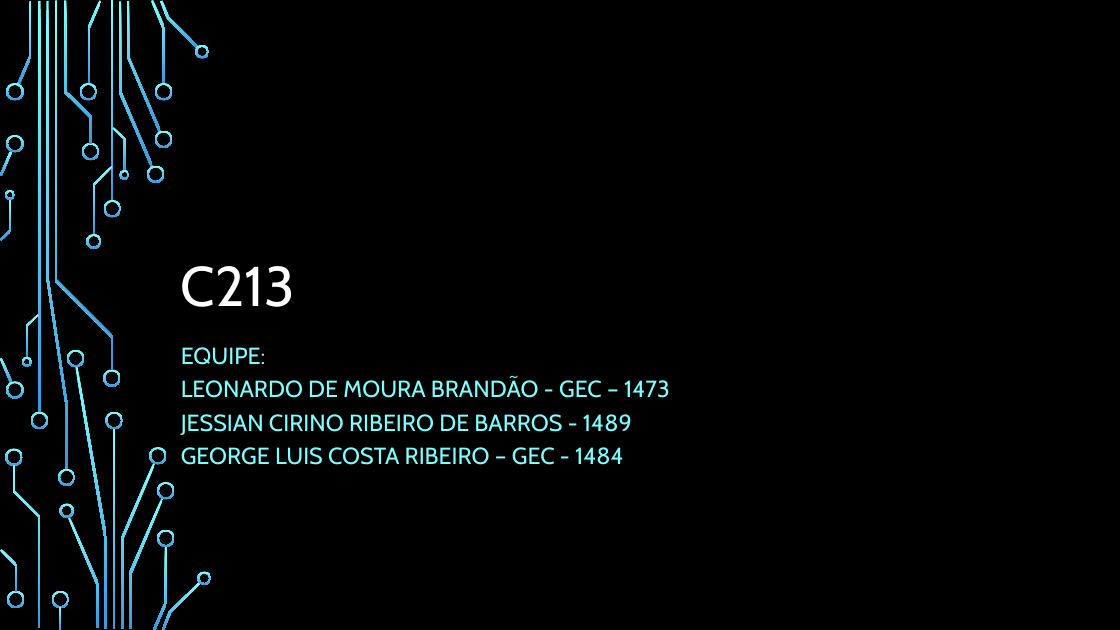
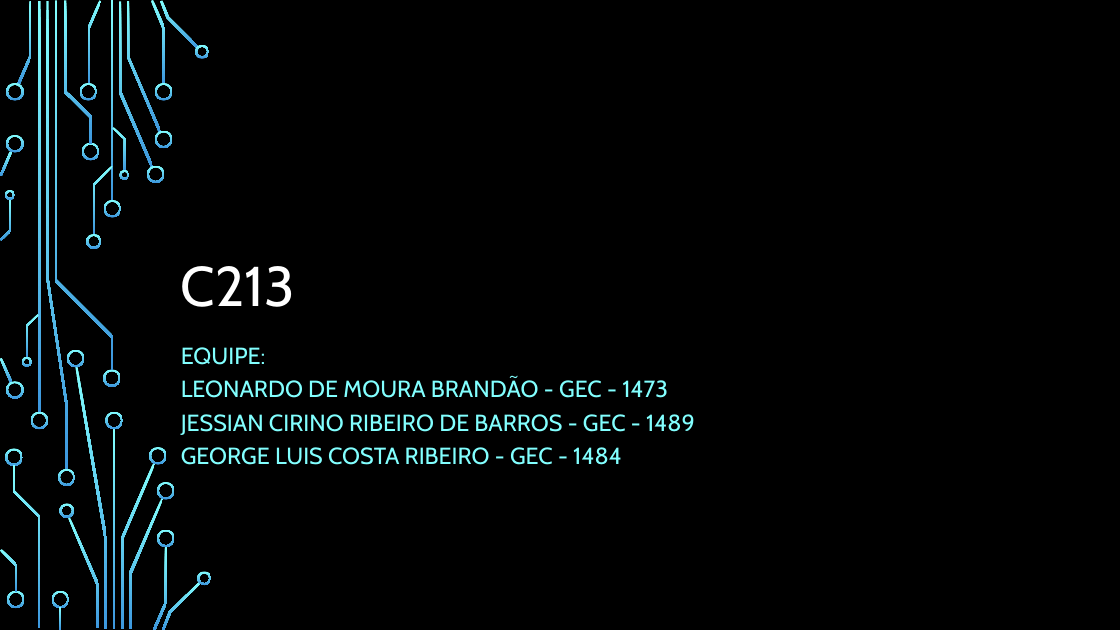
Before and after one commit to George-Luis-Costa/C213-Sistemas-Embarcados-, a slide deck: slide 1 of Projeto1/Apresentação.pptx. Drawn at 1120x630 pixels with LibreOffice and Linux fonts; fonts in the diff are those of the drawing; background and template pictures are left out. Boxes give left, top, right and bottom in pixels: in the first picture for what was removed or moved away, otherwise in the second. Text is boxed around its words. In the diff, an @@ line names an element or a change of style, - is before the commit and + after.

Commit message:
alterandos nome/matricula pptx

```diff
--- a/Projeto1/Apresentação.pptx
+++ b/Projeto1/Apresentação.pptx
@@ subtitle at (181, 347, 695, 465): text changed @@
-EQUIPE:
-LEONARDO DE MOURA BRANDÃO - GEC – 1473
-JESSIAN CIRINO RIBEIRO DE BARROS - 1489
-GEORGE LUIS COSTA RIBEIRO – GEC - 1484
+EQUIPE:
+LEONARDO DE MOURA BRANDÃO - GEC - 1473
+JESSIAN CIRINO RIBEIRO DE BARROS - GEC - 1489
+GEORGE LUIS COSTA RIBEIRO - GEC - 1484
```
